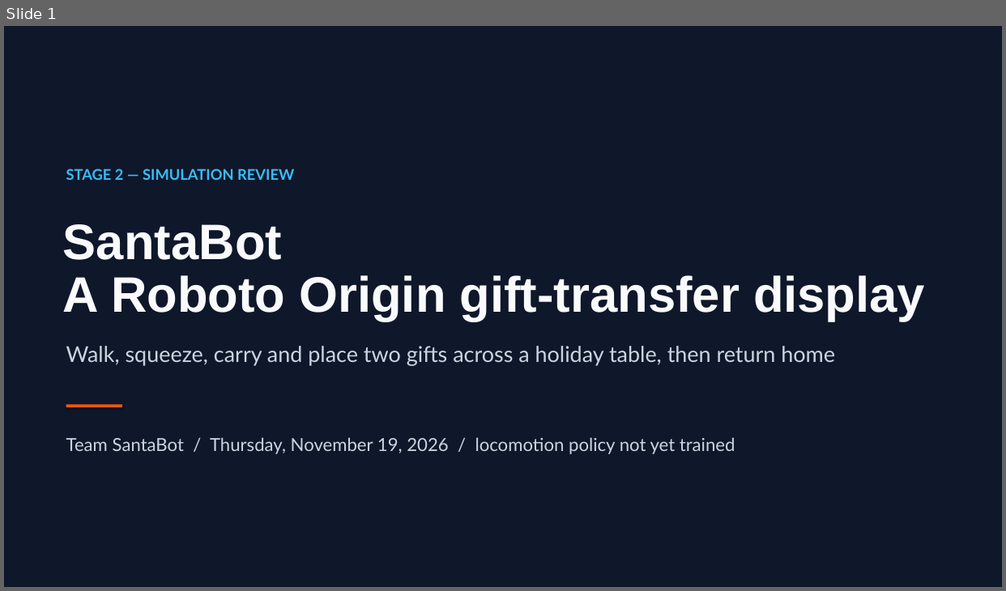
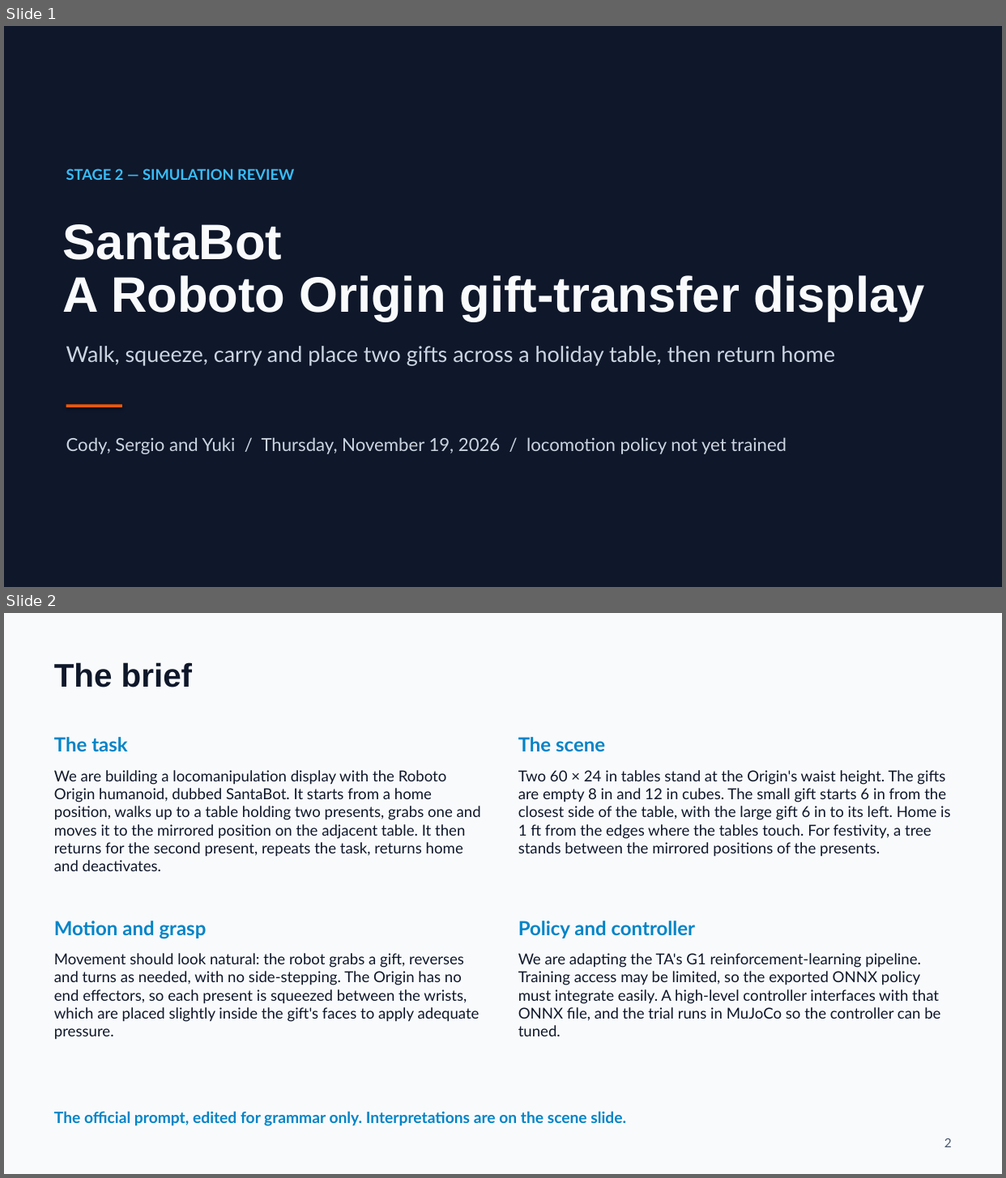
Before and after one commit to thebestjuan1738/SantaDisplayRoboto, a slide deck: slides/SantaBot_Stage2_Simulation_Review.pptx. Shown one above the other, each under a label of ours: slide 1 before the commit, slides 1 and 2 after it. The pictures are 1006x591 and 1006x1178 pixels, drawn with LibreOffice and Linux fonts; fonts in the diff are those of the drawing. Boxes give left, top, right and bottom in pixels: in the first picture for what was removed or moved away, otherwise in the second. Text is boxed around its words. In the diff, an @@ line names an element or a change of style, - is before the commit and + after.

```diff
--- a/slides/SantaBot_Stage2_Simulation_Review.pptx
+++ b/slides/SantaBot_Stage2_Simulation_Review.pptx
@@ slide 2 added at <box>4,613,1002,1174</box>, background #F8FAFC @@
@@ text added at <box>54,662,192,688</box>, 31.5 pt, text #0F172A, bold @@
+The brief
@@ text added at <box>54,737,127,752</box>, 18.8 pt, text #0284C7, bold @@
+The task
@@ text added at <box>518,737,605,752</box>, 18.8 pt, text #0284C7, bold @@
+The scene
@@ text added at <box>54,770,481,871</box>, 14.5 pt, text #0F172A @@
+We are building a locomanipulation display with the Roboto Origin humanoid, dubbed SantaBot. It starts from a home position, walks up to a table holding two presents, grabs one and moves it to the mirrored position on the adjacent table. It then returns for the second present, repeats the task, returns home and deactivates.
@@ text added at <box>518,770,951,857</box>, 14.5 pt, text #0F172A @@
+Two 60 × 24 in tables stand at the Origin's waist height. The gifts are empty 8 in and 12 in cubes. The small gift starts 6 in from the closest side of the table, with the large gift 6 in to its left. Home is 1 ft from the edges where the tables touch. For festivity, a tree stands between the mirrored positions of the presents.
@@ text added at <box>54,921,206,939</box>, 18.8 pt, text #0284C7, bold @@
+Motion and grasp
@@ text added at <box>518,921,696,939</box>, 18.8 pt, text #0284C7, bold @@
+Policy and controller
@@ text added at <box>54,953,479,1040</box>, 14.5 pt, text #0F172A @@
+Movement should look natural: the robot grabs a gift, reverses and turns as needed, with no side-stepping. The Origin has no end effectors, so each present is squeezed between the wrists, which are placed slightly inside the gift's faces to apply adequate pressure.
@@ text added at <box>518,953,940,1037</box>, 14.5 pt, text #0F172A @@
+We are adapting the TA's G1 reinforcement-learning pipeline. Training access may be limited, so the exported ONNX policy must integrate easily. A high-level controller interfaces with that ONNX file, and the trial runs in MuJoCo so the controller can be tuned.
@@ text added at <box>54,1111,626,1127</box>, 15 pt, text #0284C7, bold @@
+The official prompt, edited for grammar only. Interpretations are on the scene slide.
@@ text added at <box>944,1139,952,1148</box>, 12 pt, text #475569 @@
+2
@@ slide 1 changed as well @@
@@ text at <box>66,437,786,454</box>: text changed @@
-Team SantaBot / Thursday, November 19, 2026 / locomotion policy not yet trained
+Cody, Sergio and Yuki / Thursday, November 19, 2026 / locomotion policy not yet trained
```
Also in this commit, not shown: 9 other slides changed, 1 other file.
